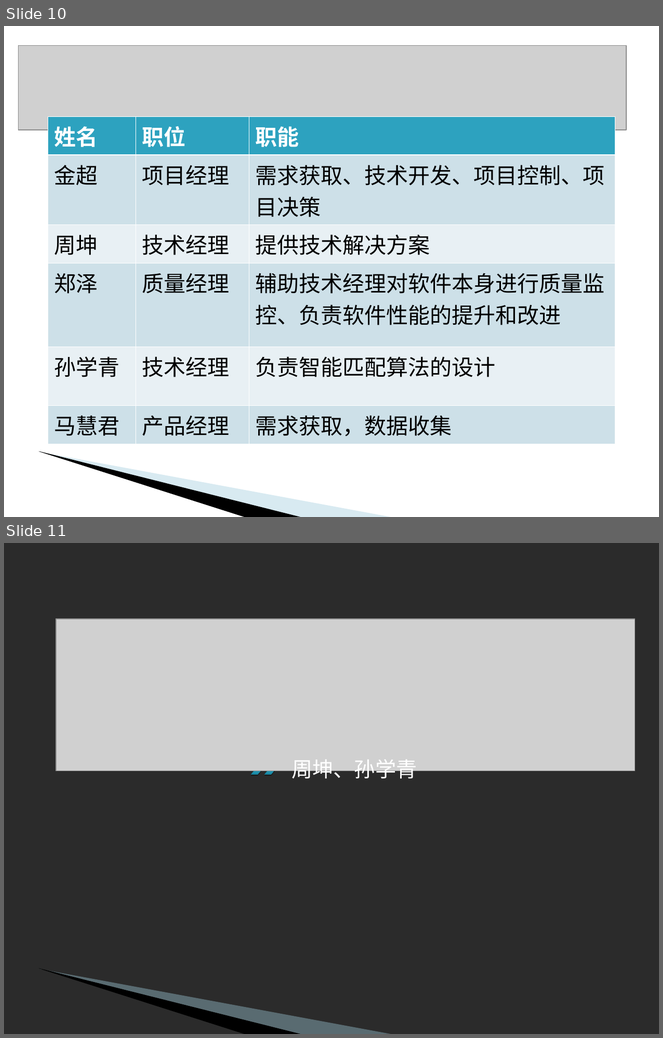
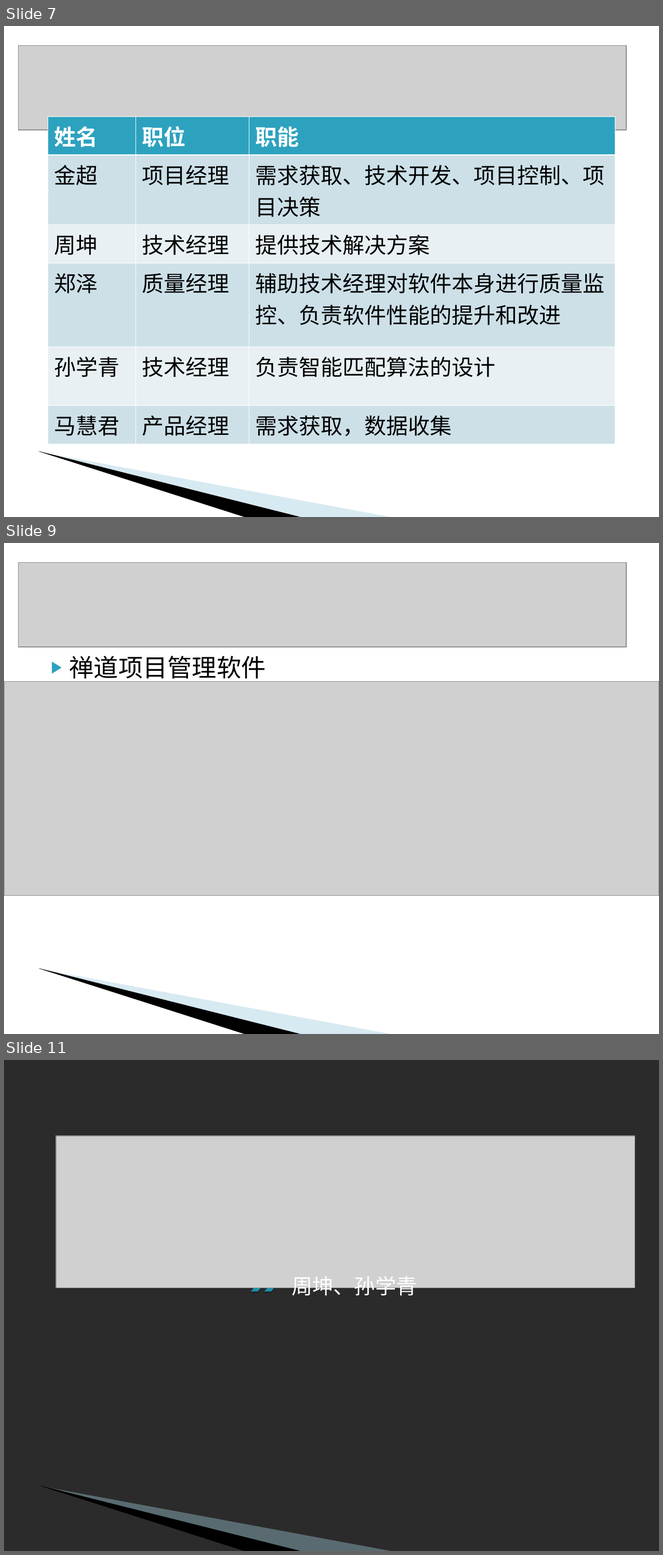
Before and after one commit to xy77510/dsafd, a slide deck: 10决赛答辩/答辩PPT.ppt. Shown one above the other, each under a label of ours: slides 10 and 11 before the commit, slides 7, 9 and 11 after it; the slides between them are not shown. The pictures are 663x1038 and 663x1555 pixels, drawn with LibreOffice and Linux fonts; fonts in the diff are those of the drawing; grey boxes stand for pictures; background and template pictures are left out; a plain dark background stands for a picture behind light text. Boxes give left, top, right and bottom in pixels: in the first picture for what was removed or moved away, otherwise in the second. Text is boxed around its words. In the diff, an @@ line names an element or a change of style, - is before the commit and + after.

```diff
--- a/10决赛答辩/答辩PPT.ppt
+++ b/10决赛答辩/答辩PPT.ppt
@@ slide 9 added at [4,543,659,1034], background #FFFFFF; not listed: 2 template elements that a slide beside it also shows @@
@@ picture added at [19,563,626,647] @@
@@ text added at [70,656,266,683], 27 pt, text #000000 @@
+▶ 禅道项目管理软件
@@ picture added at [4,682,659,896] @@
@@ what was slide 10 is now slide 7 @@
```
Also in this commit, not shown: 5 other slides added, 6 slides removed, 1 other file.
